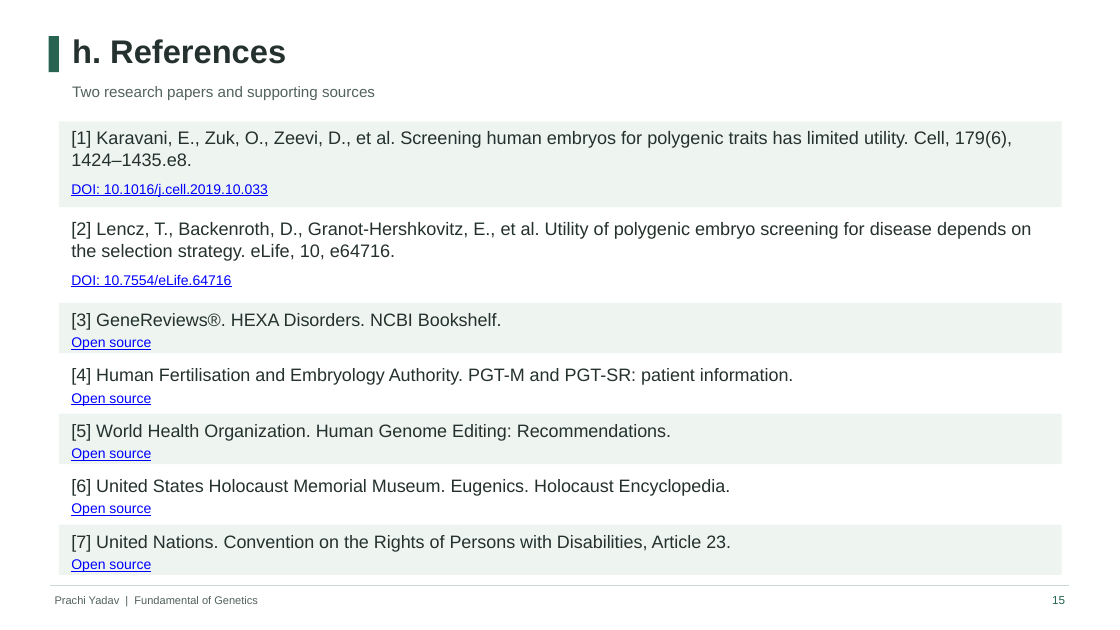
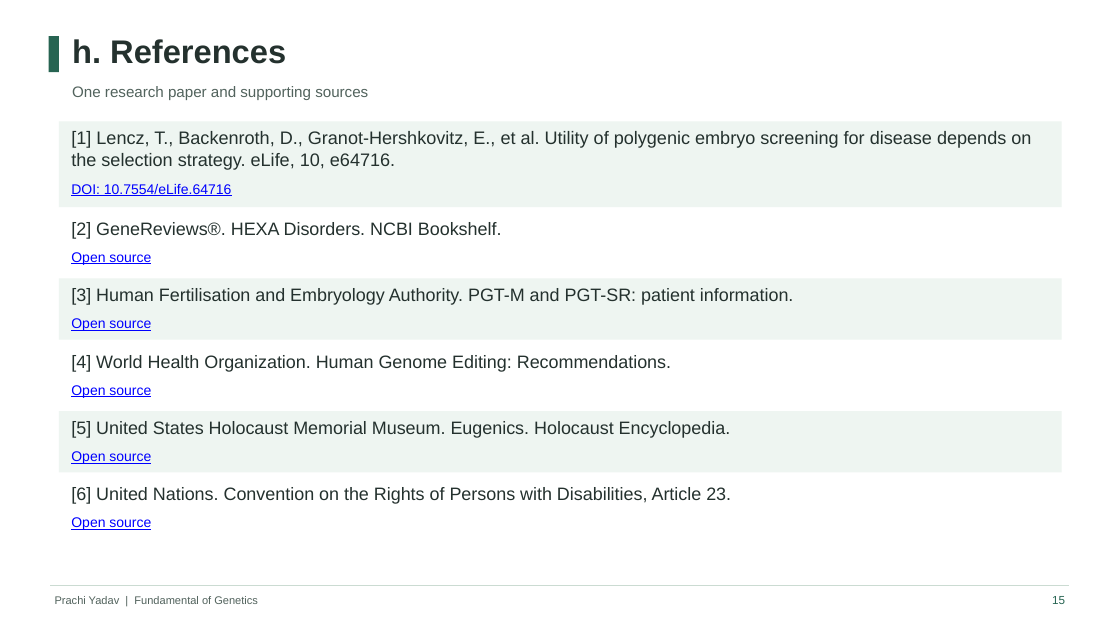
Before and after one commit to yadavmegha0720-cmd/Assignment_Data-structure_Lab, a slide deck: slide 15 of Eugenics_Genetics_Presentation.pptx. Drawn at 1120x630 pixels with LibreOffice and Linux fonts; fonts in the diff are those of the drawing. Boxes give left, top, right and bottom in pixels: in the first picture for what was removed or moved away, otherwise in the second. Text is boxed around its words. In the diff, an @@ line names an element or a change of style, - is before the commit and + after.

```diff
--- a/Eugenics_Genetics_Presentation.pptx
+++ b/Eugenics_Genetics_Presentation.pptx
@@ text at <box>72,86,368,100</box>: text changed @@
-Two research papers and supporting sources
+One research paper and supporting sources
@@ text at <box>71,131,1031,170</box>: text changed @@
-[1] Karavani, E., Zuk, O., Zeevi, D., et al. Screening human embryos for polygenic traits has limited utility. Cell, 179(6), 1424–1435.e8.
+[1] Lencz, T., Backenroth, D., Granot-Hershkovitz, E., et al. Utility of polygenic embryo screening for disease depends on the selection strategy. eLife, 10, e64716.
@@ text at <box>71,184,231,196</box>: text changed @@
-DOI: 10.1016/j.cell.2019.10.033
+DOI: 10.7554/eLife.64716
@@ text at <box>71,222,502,239</box>: text changed @@
-[3] GeneReviews®. HEXA Disorders. NCBI Bookshelf.
+[2] GeneReviews®. HEXA Disorders. NCBI Bookshelf.
@@ text removed at <box>71,222,1031,261</box> @@
-[2] Lencz, T., Backenroth, D., Granot-Hershkovitz, E., et al. Utility of polygenic embryo screening for disease depends on the selection strategy. eLife, 10, e64716.
@@ text "Open source": place and size @@
-text "Open source" at <box>71,559,151,572</box>
+text "Open source" at <box>71,252,151,265</box>
@@ rectangle: place and size @@
-rectangle at <box>59,302,1062,353</box>
+rectangle at <box>59,278,1062,339</box>
@@ text at <box>71,288,794,305</box>: text changed @@
-[4] Human Fertilisation and Embryology Authority. PGT-M and PGT-SR: patient information.
+[3] Human Fertilisation and Embryology Authority. PGT-M and PGT-SR: patient information.
@@ text removed at <box>71,275,231,287</box> @@
-DOI: 10.7554/eLife.64716
@@ text "Open source": place and size @@
-text "Open source" at <box>71,337,151,350</box>
+text "Open source" at <box>71,318,151,331</box>
@@ text at <box>71,355,671,372</box>: text changed @@
-[5] World Health Organization. Human Genome Editing: Recommendations.
+[4] World Health Organization. Human Genome Editing: Recommendations.
@@ text "Open source": place and size @@
-text "Open source" at <box>71,393,151,406</box>
+text "Open source" at <box>71,385,151,398</box>
@@ rectangle: place and size @@
-rectangle at <box>59,413,1062,464</box>
+rectangle at <box>59,411,1062,472</box>
@@ text at <box>71,421,730,438</box>: text changed @@
-[6] United States Holocaust Memorial Museum. Eugenics. Holocaust Encyclopedia.
+[5] United States Holocaust Memorial Museum. Eugenics. Holocaust Encyclopedia.
@@ text at <box>71,487,731,504</box>: text changed @@
-[7] United Nations. Convention on the Rights of Persons with Disabilities, Article 23.
+[6] United Nations. Convention on the Rights of Persons with Disabilities, Article 23.
@@ rectangle removed at <box>59,525,1062,576</box> @@
@@ text "Open source": place and size @@
-text "Open source" at <box>71,503,151,516</box>
+text "Open source" at <box>71,517,151,530</box>
```
Also in this commit, not shown: 11 other slides changed, 2 slides added, 2 slides removed, 1 other file.
